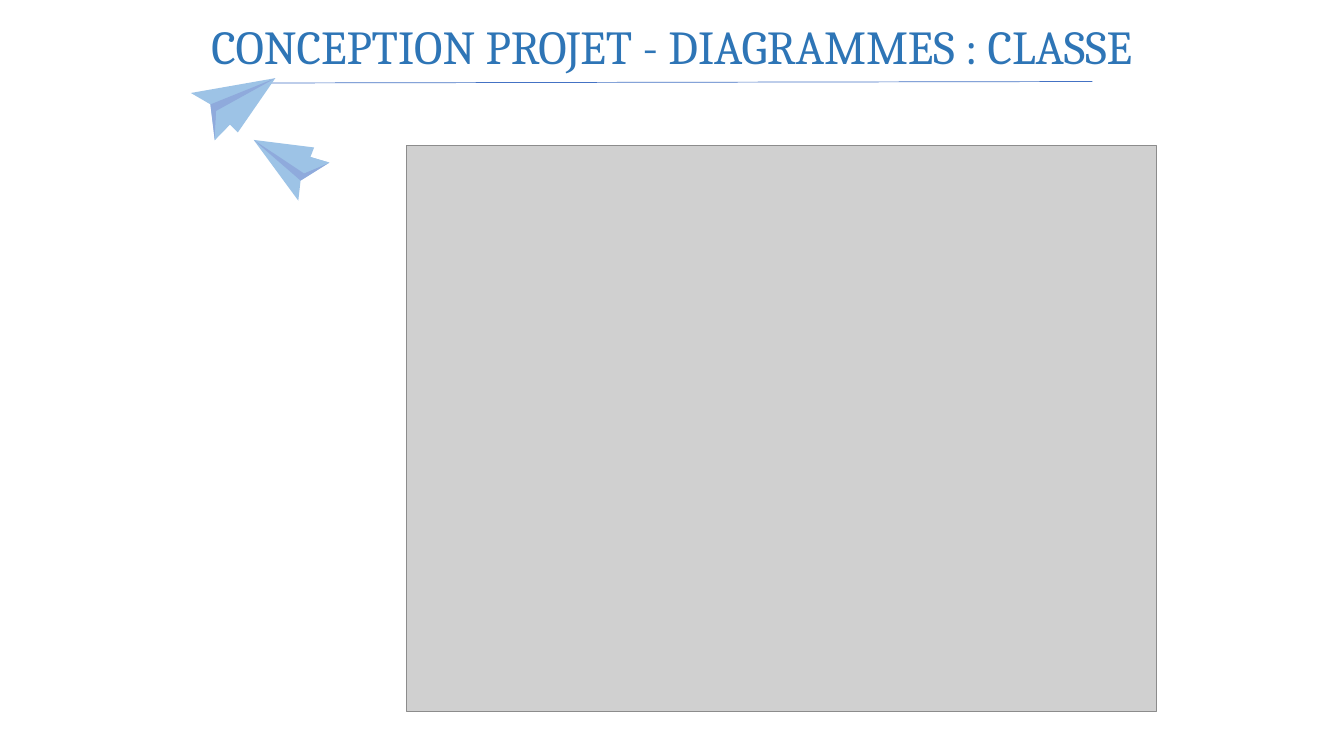
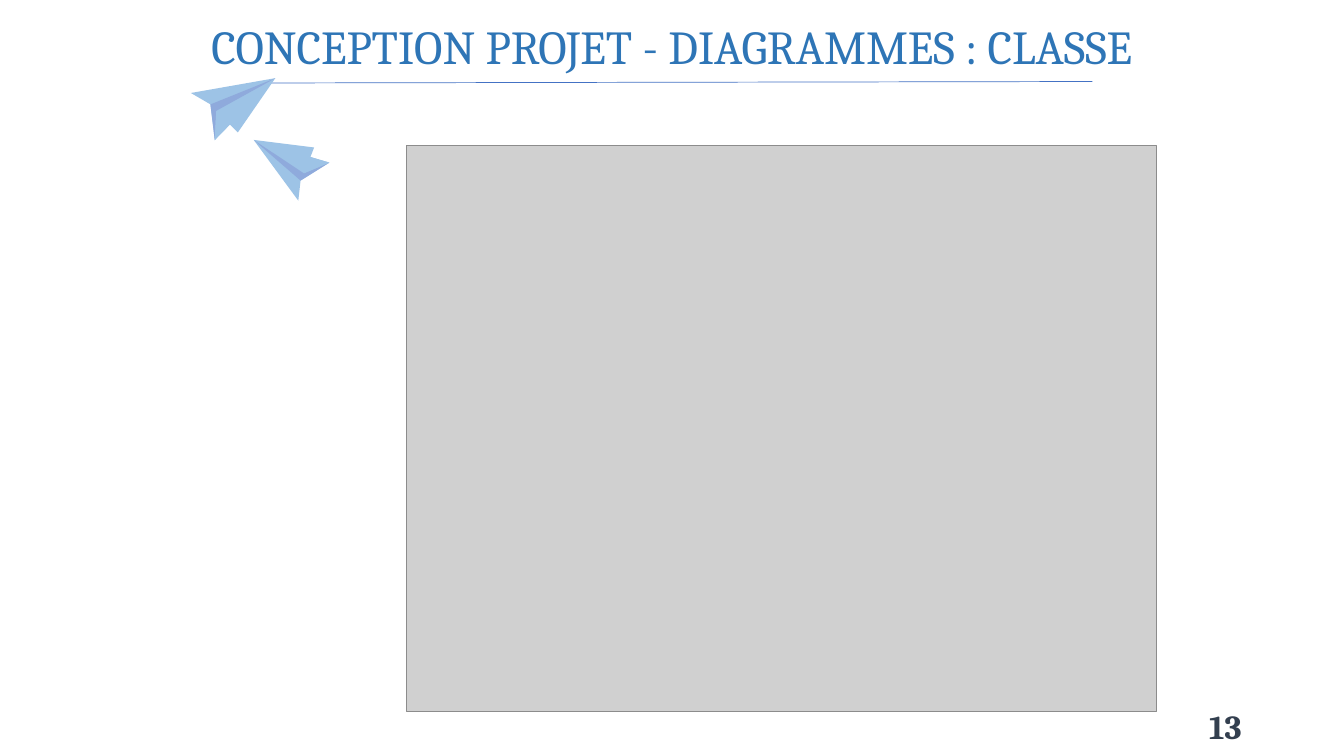
Before and after one commit to Claude127/stageX2, a slide deck: slide 13 of Presentation1.pptx. Drawn at 1344x756 pixels with LibreOffice and Linux fonts; fonts in the diff are those of the drawing; grey boxes stand for pictures. Boxes give left, top, right and bottom in pixels: in the first picture for what was removed or moved away, otherwise in the second. Text is boxed around its words. In the diff, an @@ line names an element or a change of style, - is before the commit and + after.

```diff
--- a/Presentation1.pptx
+++ b/Presentation1.pptx
@@ page number added at bbox=[1209, 716, 1241, 740], 24 pt, text #333F50, bold @@
+13
```
Also in this commit, not shown: 12 other slides changed, 3 slides added, 5 other files.
